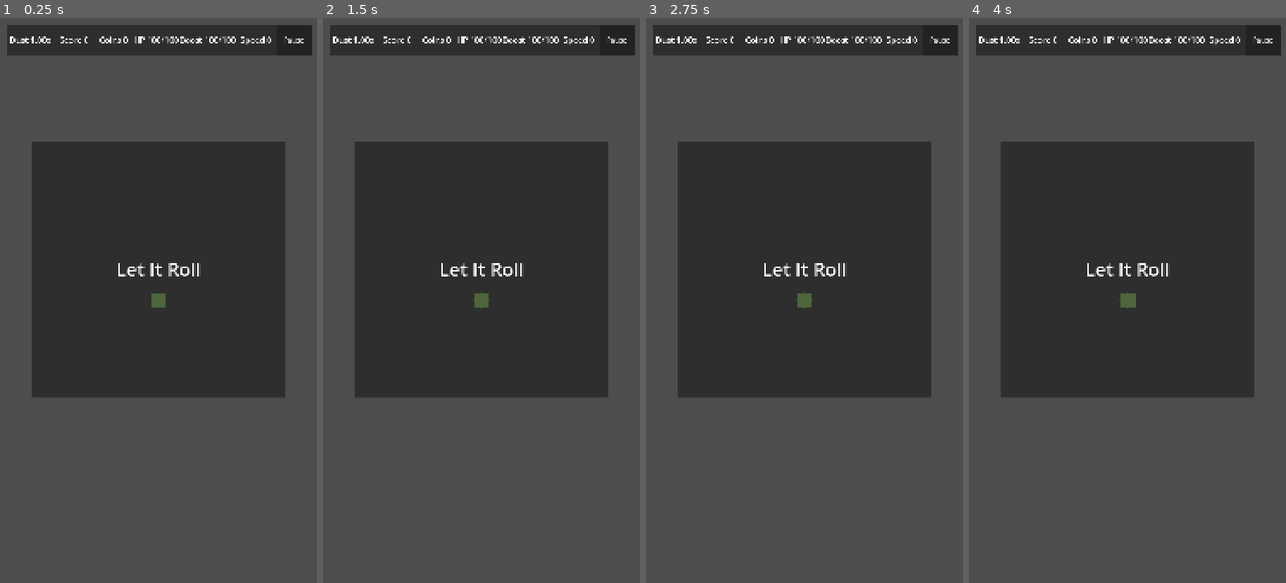
Above: before the commit, frames 1-4 (left to right).
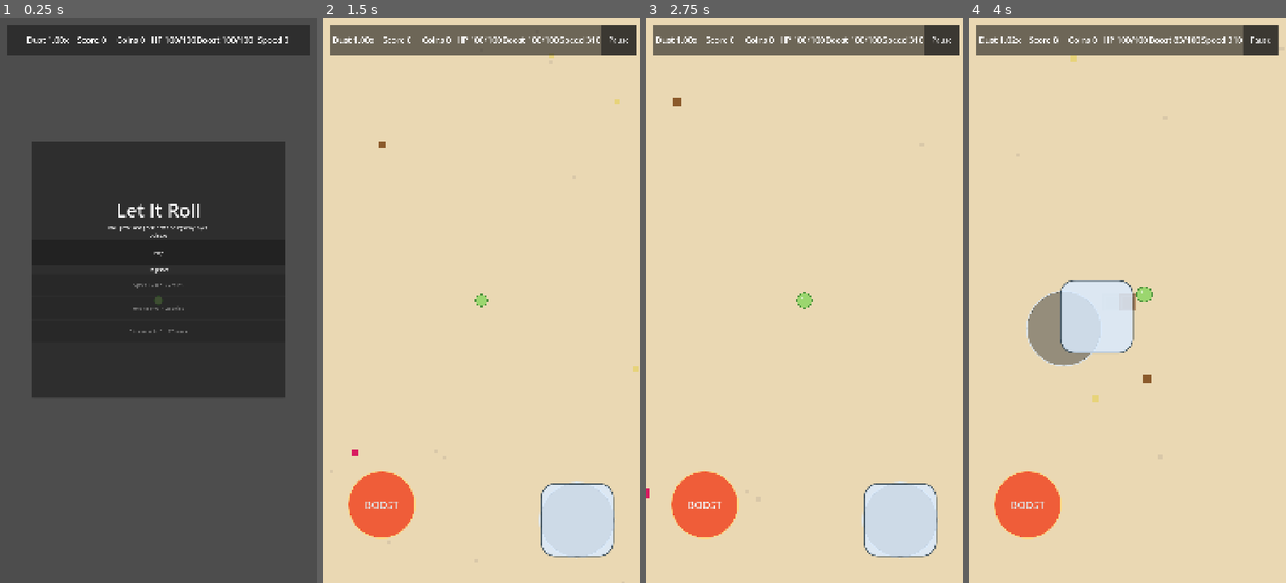
Above: after the commit, the same moments.

Repository: potatozepp/LetItRoll
Game: Godot game, scene res://scenes/Main.tscn
Two runs of this game, one before a commit and one after it. Both use one fixed random seed, a clock stepped at 60 frames per second and the inputs below.
Inputs (mouse positions are in pixels of both pictures, inside the frame that each line leads up to):
- Up to frame 1 (0.25 s): no input
- Up to frame 2 (1.5 s): click (617, 40) at 0.5 s, where only the run before the commit has a clickable "Pause"; click (481, 255) at 1.25 s, where only the run after the commit has a clickable "Play"
- Up to frame 3 (2.75 s): click (706, 503) at 2 s, where only the run after the commit has a clickable "BOOST"
- Up to frame 4 (4 s): move the mouse to (1197, 272) at 2.77 s; hold D (move_right) 2.78-3.5 s; hold Shift (boost) 2.78-3.5 s; click (1197, 272) at 2.92 s; drag from (1064, 328) to (1140, 300) at 3.52 s

The runs differ from the first frame. In frame 1, 1.6% of the frame differs, in the area x 3-99%, y 1-56%; in frame 2, 100%; in frame 3, 100%; in frame 4, 100%, in the area x 0-100%, y 0-100%.
Error before the commit: Parse Error: Cannot infer the type of "inside_keep" variable because the value doesn't have a set type. (res://scripts/world/TerrainManager.gd:51)

Commit message:
fix exponential growth

Diff:
--- a/scenes/Main.tscn
+++ b/scenes/Main.tscn
@@ -1,19 +1,18 @@
-[gd_scene load_steps=14 format=3 uid="uid://main"]
-
-[ext_resource type="Script" path="res://scripts/Main.gd" id="1"]
-[ext_resource type="Script" path="res://scripts/core/RunState.gd" id="2"]
-[ext_resource type="Script" path="res://scripts/player/PlayerBall.gd" id="3"]
-[ext_resource type="Script" path="res://scripts/player/ScaleCamera.gd" id="4"]
-[ext_resource type="Script" path="res://scripts/world/WorldSpawner.gd" id="5"]
-[ext_resource type="Script" path="res://scripts/ui/Hud.gd" id="6"]
-[ext_resource type="Script" path="res://scripts/world/TerrainManager.gd" id="7"]
+[gd_scene format=3 uid="uid://main"]
+
+[ext_resource type="Script" uid="uid://de1exw0ieudv1" path="res://scripts/Main.gd" id="1"]
+[ext_resource type="Script" uid="uid://dm5yb511d6w15" path="res://scripts/core/RunState.gd" id="2"]
+[ext_resource type="Script" uid="uid://cyeww12q0hkxi" path="res://scripts/player/PlayerBall.gd" id="3"]
+[ext_resource type="Script" uid="uid://ckkjihe1miv3m" path="res://scripts/player/ScaleCamera.gd" id="4"]
+[ext_resource type="Script" uid="uid://dynrwcadj3dpr" path="res://scripts/world/WorldSpawner.gd" id="5"]
+[ext_resource type="Script" uid="uid://dac13lu6xh8xl" path="res://scripts/ui/Hud.gd" id="6"]
+[ext_resource type="Script" uid="uid://bh5bh303qpl7f" path="res://scripts/world/TerrainManager.gd" id="7"]
 
 [sub_resource type="CircleShape2D" id="CircleShape2D_player"]
 radius = 14.0
 
 [sub_resource type="CircleShape2D" id="CircleShape2D_absorb"]
 radius = 86.0
-
 
 [sub_resource type="StyleBoxFlat" id="StyleBoxFlat_joystick_base"]
 bg_color = Color(0.12, 0.15, 0.18, 0.42)
@@ -63,107 +62,113 @@
 corner_radius_bottom_right = 116
 corner_radius_bottom_left = 116
 
-[node name="Main" type="Node2D"]
+[node name="Main" type="Node2D" unique_id=1327765157]
 script = ExtResource("1")
 
-[node name="RunState" type="Node" parent="."]
+[node name="RunState" type="Node" parent="." unique_id=1693735047]
 script = ExtResource("2")
 
-[node name="PlayerBall" type="CharacterBody2D" parent="."]
-collision_layer = 1
+[node name="PlayerBall" type="CharacterBody2D" parent="." unique_id=1084275397]
 collision_mask = 4
 script = ExtResource("3")
 
-[node name="Visual" type="ColorRect" parent="PlayerBall"]
+[node name="Visual" type="ColorRect" parent="PlayerBall" unique_id=1226996230]
 offset_left = -14.0
 offset_top = -14.0
 offset_right = 14.0
 offset_bottom = 14.0
 color = Color(0.61, 0.84, 0.44, 1)
 
-[node name="CollisionShape2D" type="CollisionShape2D" parent="PlayerBall"]
+[node name="CollisionShape2D" type="CollisionShape2D" parent="PlayerBall" unique_id=595967529]
 shape = SubResource("CircleShape2D_player")
 
-[node name="AbsorbArea" type="Area2D" parent="PlayerBall"]
+[node name="AbsorbArea" type="Area2D" parent="PlayerBall" unique_id=1393573283]
 collision_layer = 0
 collision_mask = 4
 
-[node name="CollisionShape2D" type="CollisionShape2D" parent="PlayerBall/AbsorbArea"]
+[node name="CollisionShape2D" type="CollisionShape2D" parent="PlayerBall/AbsorbArea" unique_id=240628799]
 shape = SubResource("CircleShape2D_absorb")
 
-[node name="ScaleCamera" type="Camera2D" parent="."]
-current = true
+[node name="ScaleCamera" type="Camera2D" parent="." unique_id=1646587204]
 script = ExtResource("4")
 
-[node name="TerrainManager" type="Node2D" parent="."]
+[node name="TerrainManager" type="Node2D" parent="." unique_id=2011444165]
 z_index = -10
 script = ExtResource("7")
 
-[node name="WorldSpawner" type="Node2D" parent="."]
+[node name="WorldSpawner" type="Node2D" parent="." unique_id=694425134]
 script = ExtResource("5")
 
-[node name="Hud" type="CanvasLayer" parent="."]
+[node name="Hud" type="CanvasLayer" parent="." unique_id=1576959559]
 process_mode = 3
 script = ExtResource("6")
 
-[node name="Panel" type="PanelContainer" parent="Hud"]
+[node name="Panel" type="PanelContainer" parent="Hud" unique_id=1566453873]
 offset_left = 24.0
 offset_top = 24.0
 offset_right = 1056.0
 offset_bottom = 126.0
 
-[node name="Stats" type="HBoxContainer" parent="Hud/Panel"]
+[node name="Stats" type="HBoxContainer" parent="Hud/Panel" unique_id=1340929256]
+layout_mode = 2
 alignment = 1
 
-[node name="SizeLabel" type="Label" parent="Hud/Panel/Stats"]
+[node name="SizeLabel" type="Label" parent="Hud/Panel/Stats" unique_id=209638904]
 unique_name_in_owner = true
 custom_minimum_size = Vector2(160, 0)
-horizontal_alignment = 1
+layout_mode = 2
 theme_override_font_sizes/font_size = 28
 text = "Dust 1.00x"
-
-[node name="ScoreLabel" type="Label" parent="Hud/Panel/Stats"]
+horizontal_alignment = 1
+
+[node name="ScoreLabel" type="Label" parent="Hud/Panel/Stats" unique_id=1361902005]
 unique_name_in_owner = true
 custom_minimum_size = Vector2(130, 0)
-horizontal_alignment = 1
+layout_mode = 2
 theme_override_font_sizes/font_size = 28
 text = "Score 0"
-
-[node name="CurrencyLabel" type="Label" parent="Hud/Panel/Stats"]
+horizontal_alignment = 1
+
+[node name="CurrencyLabel" type="Label" parent="Hud/Panel/Stats" unique_id=1528100709]
 unique_name_in_owner = true
 custom_minimum_size = Vector2(130, 0)
-horizontal_alignment = 1
+layout_mode = 2
 theme_override_font_sizes/font_size = 28
 text = "Coins 0"
-
-[node name="HealthLabel" type="Label" parent="Hud/Panel/Stats"]
+horizontal_alignment = 1
+
+[node name="HealthLabel" type="Label" parent="Hud/Panel/Stats" unique_id=1536580214]
 unique_name_in_owner = true
 custom_minimum_size = Vector2(150, 0)
-horizontal_alignment = 1
+layout_mode = 2
 theme_override_font_sizes/font_size = 28
 text = "HP 100/100"
-
-[node name="ManaLabel" type="Label" parent="Hud/Panel/Stats"]
+horizontal_alignment = 1
+
+[node name="ManaLabel" type="Label" parent="Hud/Panel/Stats" unique_id=344688682]
 unique_name_in_owner = true
 custom_minimum_size = Vector2(160, 0)
-horizontal_alignment = 1
+layout_mode = 2
 theme_override_font_sizes/font_size = 28
 text = "Boost 100/100"
-
-[node name="SpeedLabel" type="Label" parent="Hud/Panel/Stats"]
+horizontal_alignment = 1
+
+[node name="SpeedLabel" type="Label" parent="Hud/Panel/Stats" unique_id=1930012669]
 unique_name_in_owner = true
 custom_minimum_size = Vector2(130, 0)
-horizontal_alignment = 1
+layout_mode = 2
 theme_override_font_sizes/font_size = 28
 text = "Speed 0"
-
-[node name="PauseButton" type="Button" parent="Hud/Panel/Stats"]
+horizontal_alignment = 1
+
+[node name="PauseButton" type="Button" parent="Hud/Panel/Stats" unique_id=552832452]
 unique_name_in_owner = true
 custom_minimum_size = Vector2(120, 0)
+layout_mode = 2
 theme_override_font_sizes/font_size = 24
 text = "Pause"
 
-[node name="JoystickBase" type="PanelContainer" parent="Hud"]
+[node name="JoystickBase" type="PanelContainer" parent="Hud" unique_id=1879836992]
 unique_name_in_owner = true
 visible = false
 offset_left = 760.0
@@ -173,16 +178,13 @@
 mouse_filter = 2
 theme_override_styles/panel = SubResource("StyleBoxFlat_joystick_base")
 
-[node name="JoystickKnob" type="PanelContainer" parent="Hud/JoystickBase"]
-unique_name_in_owner = true
-offset_left = 82.0
-offset_top = 82.0
-offset_right = 178.0
-offset_bottom = 178.0
+[node name="JoystickKnob" type="PanelContainer" parent="Hud/JoystickBase" unique_id=1024071630]
+unique_name_in_owner = true
+layout_mode = 2
 mouse_filter = 2
 theme_override_styles/panel = SubResource("StyleBoxFlat_joystick_knob")
 
-[node name="BoostButton" type="Button" parent="Hud"]
+[node name="BoostButton" type="Button" parent="Hud" unique_id=1787826813]
 unique_name_in_owner = true
 visible = false
 offset_left = 84.0
@@ -191,11 +193,11 @@
 offset_bottom = 1770.0
 theme_override_font_sizes/font_size = 34
 theme_override_styles/normal = SubResource("StyleBoxFlat_boost_normal")
+theme_override_styles/pressed = SubResource("StyleBoxFlat_boost_pressed")
 theme_override_styles/hover = SubResource("StyleBoxFlat_boost_normal")
-theme_override_styles/pressed = SubResource("StyleBoxFlat_boost_pressed")
 text = "BOOST"
 
-[node name="MenuLayer" type="PanelContainer" parent="Hud"]
+[node name="MenuLayer" type="PanelContainer" parent="Hud" unique_id=1154428410]
 unique_name_in_owner = true
 process_mode = 3
 offset_left = 110.0
@@ -203,14 +205,17 @@
 offset_right = 970.0
 offset_bottom = 1290.0
 
-[node name="MenuContent" type="VBoxContainer" parent="Hud/MenuLayer"]
+[node name="MenuContent" type="VBoxContainer" parent="Hud/MenuLayer" unique_id=374814377]
+layout_mode = 2
 alignment = 1
 
-[node name="MenuTitle" type="Label" parent="Hud/MenuLayer/MenuContent"]
-unique_name_in_owner = true
-horizontal_alignment = 1
+[node name="MenuTitle" type="Label" parent="Hud/MenuLayer/MenuContent" unique_id=487229019]
+unique_name_in_owner = true
+layout_mode = 2
 theme_override_font_sizes/font_size = 64
 text = "Let It Roll"
-
-[node name="MenuBody" type="VBoxContainer" parent="Hud/MenuLayer/MenuContent"]
-unique_name_in_owner = true
+horizontal_alignment = 1
+
+[node name="MenuBody" type="VBoxContainer" parent="Hud/MenuLayer/MenuContent" unique_id=1324499451]
+unique_name_in_owner = true
+layout_mode = 2
--- a/scripts/modes/GrowthMode.gd
+++ b/scripts/modes/GrowthMode.gd
@@ -9,5 +9,11 @@
 func can_absorb(player_size: float, object_size: float, config: GameConfig) -> bool:
 	return object_size <= player_size * config.absorb_ratio
 
-func growth_for(object_size: float, value: float, config: GameConfig) -> float:
-	return maxf(0.01, object_size * 0.055 * value * config.growth_multiplier * growth_bonus)
+func growth_for(object_size: float, value: float, config: GameConfig, player_size: float = 1.0) -> float:
+	var base_growth := object_size * 0.055 * value * config.growth_multiplier * growth_bonus
+
+	# Strong diminishing returns as the ball gets larger.
+	var size_factor := 1.0 / (1.0 + pow(maxf(player_size, 1.0) / 25.0, 0.6))
+	size_factor = clampf(size_factor, 0.08, 1.0)
+
+	return maxf(0.01, base_growth * size_factor)
--- a/scripts/world/TerrainChunk.gd
+++ b/scripts/world/TerrainChunk.gd
@@ -18,7 +18,7 @@
 	_generate_cells()
 	queue_redraw()
 
-func consume_circle(world_center: Vector2, radius: float, player_mass: float, growth_mode: GrowthMode, config: GameConfig) -> Dictionary:
+func consume_circle(world_center: Vector2, radius: float, player_mass: float, growth_mode: GrowthMode, config: GameConfig, growth_budget: float) -> Dictionary:
 	var local_center := to_local(world_center)
 	var min_x := clampi(floori((local_center.x - radius) / CELL_SIZE), 0, CELLS_PER_SIDE - 1)
 	var max_x := clampi(floori((local_center.x + radius) / CELL_SIZE), 0, CELLS_PER_SIDE - 1)
@@ -40,7 +40,15 @@
 			if not growth_mode.can_absorb(player_mass, layer["mass"], config):
 				continue
 			exposed_layer_indices[key] = layer_index + 1
-			result["growth"] += growth_mode.growth_for(layer["mass"], layer["value"], config)
+			var cell_growth := growth_mode.growth_for(
+				layer["mass"],
+				layer["value"],
+				config
+			)
+
+			if result["growth"] + cell_growth > growth_budget:
+				continue
+			result["growth"] += cell_growth
 			result["score"] += int(layer["mass"] * 8.0)
 			if rng.randf() < 0.08:
 				result["currency"] += maxi(1, int(sqrt(layer["mass"]) * 0.18))
--- a/scripts/world/TerrainManager.gd
+++ b/scripts/world/TerrainManager.gd
@@ -25,15 +25,38 @@
 
 func consume_at(world_position: Vector2, radius: float, player_mass: float, growth_mode: GrowthMode) -> void:
 	var center_coord := _chunk_coord_for(world_position)
+
+	# Terrain can provide at most 1% growth per physics tick.
+	var growth_rate := 0.002 / pow(maxf(player_mass, 1.0), 0.15)
+	var growth_budget := maxf(0.02, player_mass * growth_rate)
+
 	for y in range(center_coord.y - 1, center_coord.y + 2):
 		for x in range(center_coord.x - 1, center_coord.x + 2):
+			if growth_budget <= 0.0:
+				return
+
 			var coord := Vector2i(x, y)
 			var chunk := chunks.get(coord) as TerrainChunk
 			if chunk == null:
 				continue
-			var result := chunk.consume_circle(world_position, radius, player_mass, growth_mode, config)
+
+			var result := chunk.consume_circle(
+				world_position,
+				radius,
+				player_mass,
+				growth_mode,
+				config,
+				growth_budget
+			)
+
 			if result["cells"] > 0:
-				run_state.add_growth(result["growth"], result["score"], result["currency"])
+				run_state.add_growth(
+					result["growth"],
+					result["score"],
+					result["currency"]
+				)
+
+				growth_budget -= result["growth"]
 
 func _update_chunks() -> void:
 	var center := _chunk_coord_for(player.global_position)
@@ -48,7 +71,7 @@
 				_create_chunk(coord)
 	for coord in chunks.keys():
 		var chunk := chunks[coord] as TerrainChunk
-		var inside_keep := abs(coord.x - center.x) <= keep_radius and abs(coord.y - center.y) <= keep_radius
+		var inside_keep = abs(coord.x - center.x) <= keep_radius and abs(coord.y - center.y) <= keep_radius
 		if inside_keep:
 			chunk.visible = needed.has(coord)
 		else:
--- a/scripts/world/WorldSpawner.gd
+++ b/scripts/world/WorldSpawner.gd
@@ -158,9 +158,9 @@
 func _coin_value_for(tier: Dictionary) -> int:
 	if tier.get("hazard", false):
 		return 0
-	var scaled_value := sqrt(tier["size"] * tier.get("mass_scale", 1.0)) * 0.18 * tier.get("currency_multiplier", 1.0)
+	var scaled_value = sqrt(tier["size"] * tier.get("mass_scale", 1.0)) * 0.18 * tier.get("currency_multiplier", 1.0)
 	var coins := int(floor(scaled_value))
-	var fractional_chance := scaled_value - float(coins)
+	var fractional_chance = scaled_value - float(coins)
 	if rng.randf() < fractional_chance:
 		coins += 1
 	return maxi(0, coins)
Not shown, changed: export_presets.cfg
